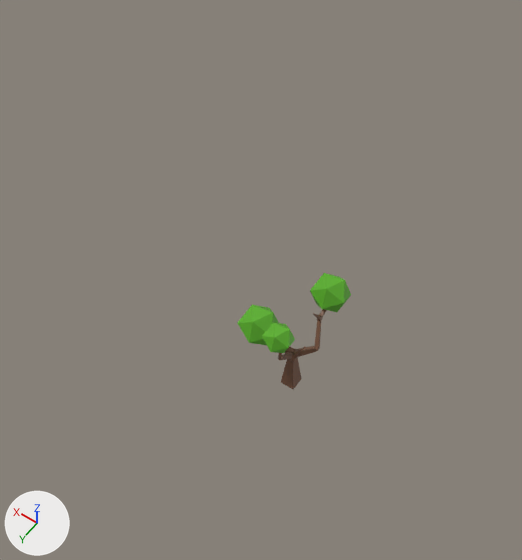
Renders of the FBX model Assets/Artists/Mylan/tree 2.fbx from each side of a commit.
One viewpoint serves both versions: a 50 mm lens placed at (-11.91, 8.49, 9.79), pointed at (-7.56, 2.4, 0.23). Arrows for +X, +Y and +Z are at lower left; the lights stay in place. The picture after the commit comes second. Where no turn or scale is listed for an object, it has been applied to the vertices.

Objects in the first picture: 'tree.002'.
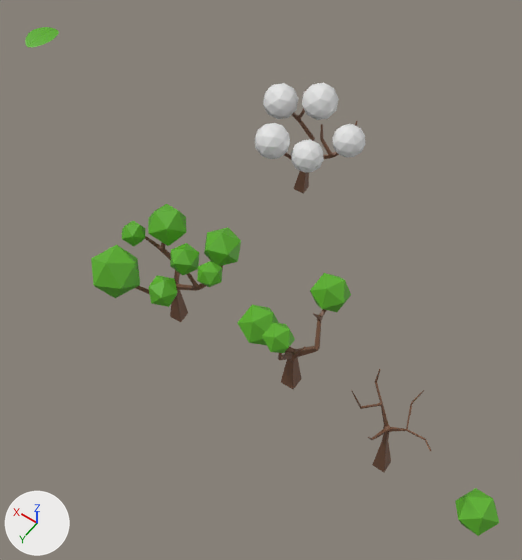
Where the newer file only moved an object's origin or applied its transform, the numbers keep the older frame.

Where the change shows, as pixel boxes (x1, y1, x2, y2) in the pictures (522 x 560 px):
'tree.001', added: after (91, 204, 241, 322)
'bush', added: after (455, 488, 499, 536)
'Icosphere.002', added: after (302, 83, 339, 120)
'Icosphere.001', added: after (255, 123, 290, 159)
'Icosphere.003', added: after (263, 83, 299, 119)
'tree.003', added: after (351, 369, 431, 472)
'Icosphere', added: after (332, 124, 365, 158)
'Icosphere.004', added: after (291, 140, 324, 173)
'tree', added (mostly hidden): after (259, 90, 357, 194)
'leaf', added (green): after (25, 27, 59, 47)

The change, as a diff of the scene's bpy script:
```diff
--- a/Assets/Artists/Mylan/tree 2.fbx.py
+++ b/Assets/Artists/Mylan/tree 2.fbx.py
@@ me_cube_005 @@
+me_cube_005.from_pydata(...)  # 996 vertices, 1059 faces; spans x -1.04..0.83, y -0.9..0.96, z -1.44..0.62
+# faces by material slot: [919, 140]
+me_cube_005.materials.append(mat_material)  # brown #76523b
+me_cube_005.materials.append(mat_material_001)  # green #5ab024
@@ me_icosphere_009 @@
+me_icosphere_009.from_pydata(...)  # an icosphere of 80 faces spanning x -0.27..0.27, y -0.284..0.284, z -0.284..0.284
@@ me_cube_004 @@
+me_cube_004.from_pydata(...)  # 921 vertices, 928 faces; spans x -1.0..0.72, y -0.5..1.03, z -0.01..1.96
+me_cube_004.materials.append(mat_material)  # brown #76523b
@@ me_icosphere_008 @@
+me_icosphere_008.from_pydata(...)  # an icosphere of 80 faces spanning x -0.307..0.307, y -0.31..0.31, z -0.306..0.306
@@ me_icosphere_006 @@
+me_icosphere_006.from_pydata(...)  # an icosphere of 80 faces spanning x -0.298..0.298, y -0.303..0.303, z -0.303..0.303
@@ me_plane_001 @@
+me_plane_001.from_pydata(...)  # 2690 vertices, 2688 faces; spans x -0.307..0.307, y -0.414..0.414, z -0.03..0.029
+me_plane_001.materials.append(mat_material_001)  # green #5ab024
@@ me_icosphere_015 @@
+me_icosphere_015.from_pydata(...)  # 434 vertices, 444 faces; spans x -0.301..0.302, y -0.26..0.267, z -0.343..0.23
+# faces by material slot: [20, 424]
+me_icosphere_015.materials.append(mat_material_001)  # green #5ab024
+me_icosphere_015.materials.append(mat_material)  # brown #76523b
@@ me_cube_003 @@
+me_cube_003.from_pydata(...)  # 943 vertices, 945 faces; spans x -0.64..0.51, y -0.33..0.47, z -1.57..0.42
+me_cube_003.materials.append(mat_material)  # brown #76523b
@@ ob_tree_001 @@
+ob_tree_001 = bpy.data.objects.new('tree.001', me_cube_005)
+ob_tree_001.location = (-6.77, 3.82, 1.44)
@@ ob_icosphere_004 @@
+ob_icosphere_004 = bpy.data.objects.new('Icosphere.004', me_icosphere_009)
+ob_icosphere_004.location = (-7.22, 0.58, 1.46)
@@ ob_tree @@
+ob_tree = bpy.data.objects.new('tree', me_cube_004)
+ob_tree.location = (-6.78, 0.0, 0.0)
@@ ob_icosphere_003 @@
+ob_icosphere_003 = bpy.data.objects.new('Icosphere.003', me_icosphere_008)
+ob_icosphere_003.location = (-6.15, -0.17, 1.63)
@@ ob_icosphere_001 @@
+ob_icosphere_001 = bpy.data.objects.new('Icosphere.001', me_icosphere_006)
+ob_icosphere_001.location = (-6.63, 0.77, 1.63)
@@ ob_leaf @@
+ob_leaf = bpy.data.objects.new('leaf', me_plane_001)
+ob_leaf.location = (0.0, 0.0, 0.66)
@@ ob_bush @@
+ob_bush = bpy.data.objects.new('bush', me_icosphere_015)
+ob_bush.location = (-12.2, 3.96, 0.33)
@@ ob_icosphere @@
+ob_icosphere = bpy.data.objects.new('Icosphere', me_icosphere_009.copy())
+ob_icosphere.location = (-7.69, 0.04, 1.65)
@@ ob_icosphere_002 @@
+ob_icosphere_002 = bpy.data.objects.new('Icosphere.002', me_icosphere_008.copy())
+ob_icosphere_002.location = (-6.88, -0.29, 1.89)
@@ ob_tree_003 @@
+ob_tree_003 = bpy.data.objects.new('tree.003', me_cube_003)
+ob_tree_003.location = (-10.76, 4.06, 1.57)
```
